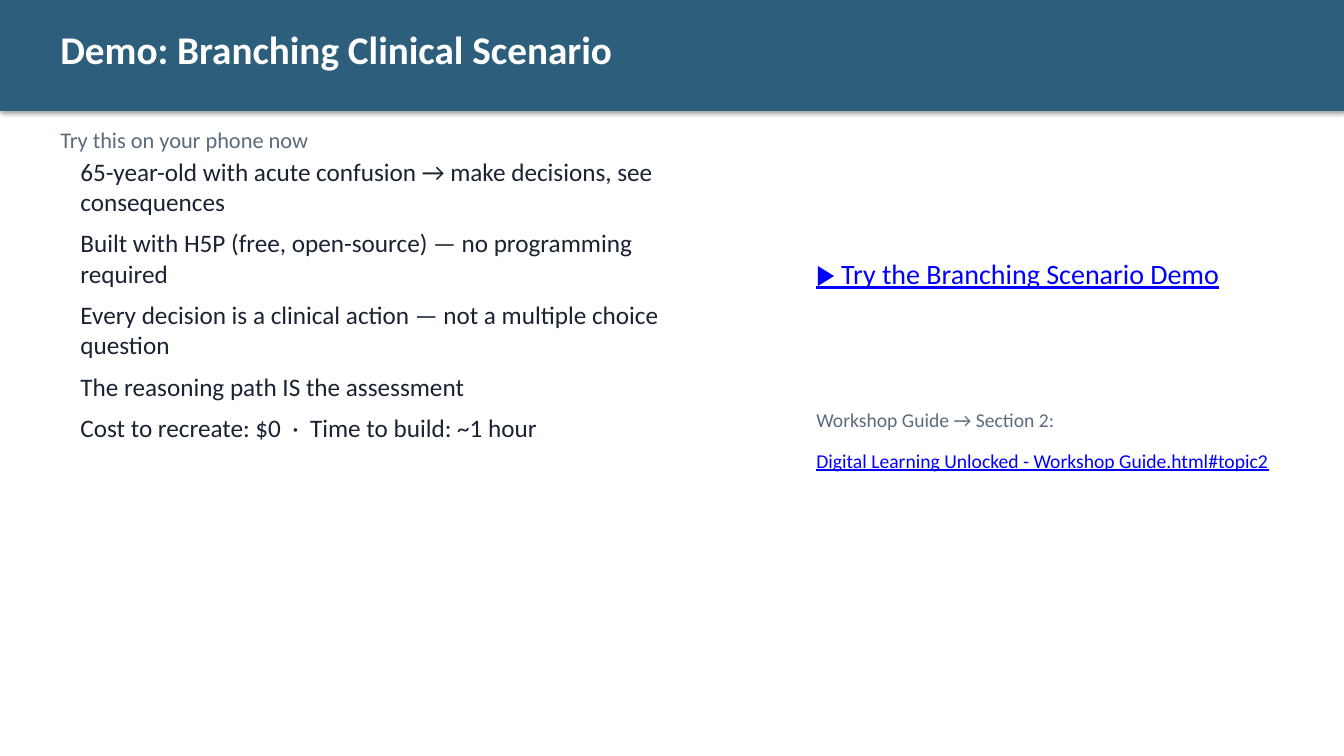
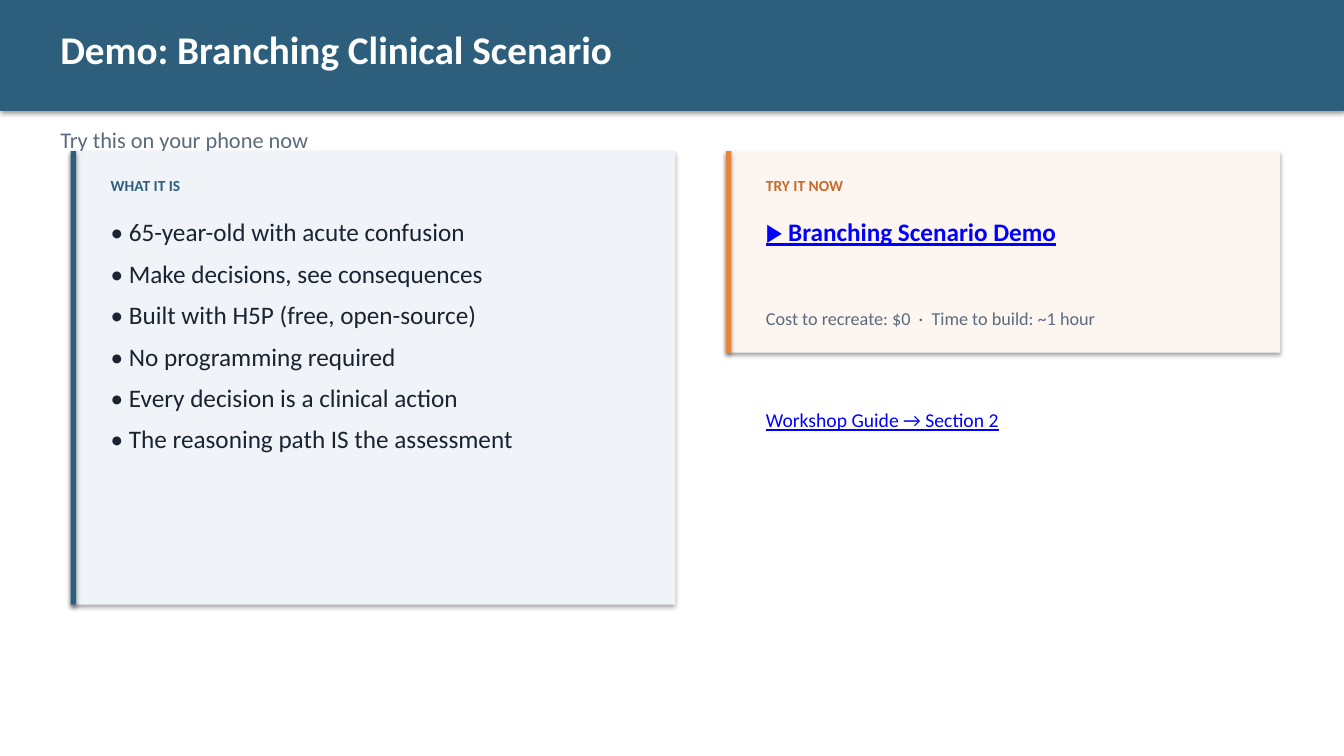
Before and after one commit to diana-brewer/digital-learning-unlocked, a slide deck: slide 5 of Digital Learning Unlocked - Slide Deck.pptx. Drawn at 1344x756 pixels with LibreOffice and Linux fonts; fonts in the diff are those of the drawing. Boxes give left, top, right and bottom in pixels: in the first picture for what was removed or moved away, otherwise in the second. Text is boxed around its words. In the diff, an @@ line names an element or a change of style, - is before the commit and + after.

Commit message:
Restyle slide deck with tables, callouts, and colored cards matching HTML design

```diff
--- a/Digital Learning Unlocked - Slide Deck.pptx
+++ b/Digital Learning Unlocked - Slide Deck.pptx
@@ rectangle added at (71,151,676,605), fill #F0F4F8 @@
@@ rectangle added at (71,151,77,605), fill #2D5F7C @@
@@ rectangle added at (726,151,1280,353), fill #FDF6F0 @@
@@ rectangle added at (726,151,732,353), fill #E8833A @@
@@ text added at (111,181,180,191), 11 pt, text #2D5F7C, bold @@
+WHAT IT IS
@@ text added at (766,181,843,191), 11 pt, text #C66A28, bold @@
+TRY IT NOW
@@ text at (129,223,512,453): text changed @@
-65-year-old with acute confusion → make decisions, see consequences
-Built with H5P (free, open-source) — no programming required
-Every decision is a clinical action — not a multiple choice question
-The reasoning path IS the assessment
-Cost to recreate: $0 · Time to build: ~1 hour
+• 65-year-old with acute confusion
+• Make decisions, see consequences
+• Built with H5P (free, open-source)
+• No programming required
+• Every decision is a clinical action
+• The reasoning path IS the assessment
@@ text at (788,223,1056,246): text changed; size 20 to 18 pt; bold on @@
-▶ Try the Branching Scenario Demo
+▶ Branching Scenario Demo
@@ text added at (766,312,1095,327), 13 pt, text #5A6B7E @@
+Cost to recreate: $0 · Time to build: ~1 hour
@@ text at (766,413,999,431): text changed; text colour #5A6B7E to #0000FF @@
-Workshop Guide → Section 2:
+Workshop Guide → Section 2
@@ text removed at (816,454,1268,472) @@
-Digital Learning Unlocked - Workshop Guide.html#topic2
```
Also in this commit, not shown: 20 other slides changed.
